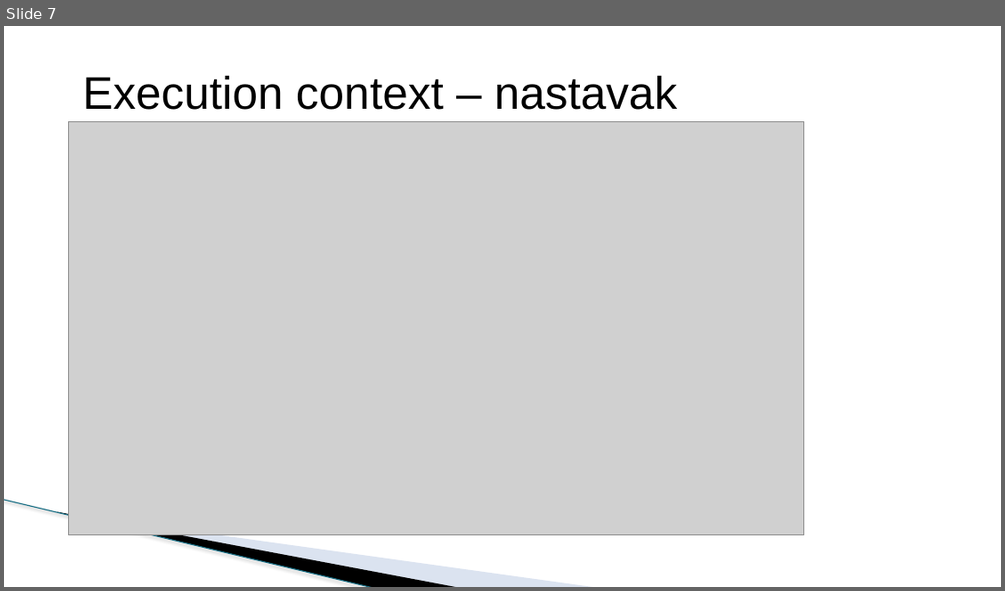
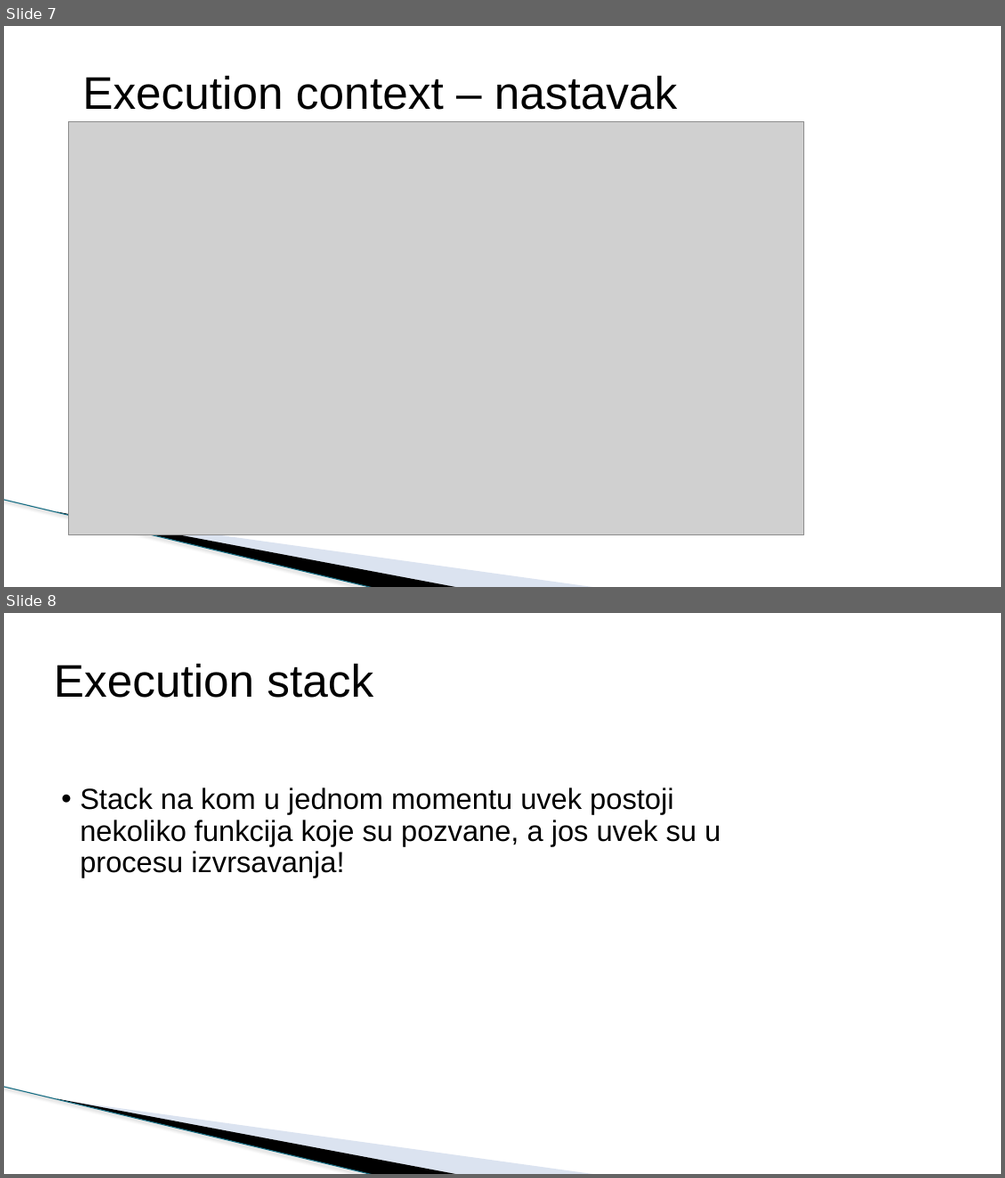
Before and after one commit to todalexcode/kurs-front-end, a slide deck: sesija-09/PPT/Front-End Developer-09.pptx. Shown one above the other, each under a label of ours: slide 7 before the commit, slides 7 and 8 after it. The pictures are 1005x591 and 1005x1178 pixels, drawn with LibreOffice and Linux fonts; fonts in the diff are those of the drawing; grey boxes stand for pictures; background and template pictures are left out. Boxes give left, top, right and bottom in pixels: in the first picture for what was removed or moved away, otherwise in the second. Text is boxed around its words. In the diff, an @@ line names an element or a change of style, - is before the commit and + after.

```diff
--- a/sesija-09/PPT/Front-End Developer-09.pptx
+++ b/sesija-09/PPT/Front-End Developer-09.pptx
@@ slide 8 added at <box>4,613,1001,1174</box>, background #FFFFFF; not listed: 3 template elements that a slide beside it also shows @@
@@ title added at <box>54,663,373,698</box>, 44 pt, text #000000 @@
+Execution stack
@@ text added at <box>80,787,720,877</box>, 28 pt, text #000000 @@
+• Stack na kom u jednom momentu uvek postoji nekoliko funkcija koje su pozvane, a jos uvek su u procesu izvrsavanja!
```
Also in this commit, not shown: 1 slide changed, 9 other slides added, 6 other files.
